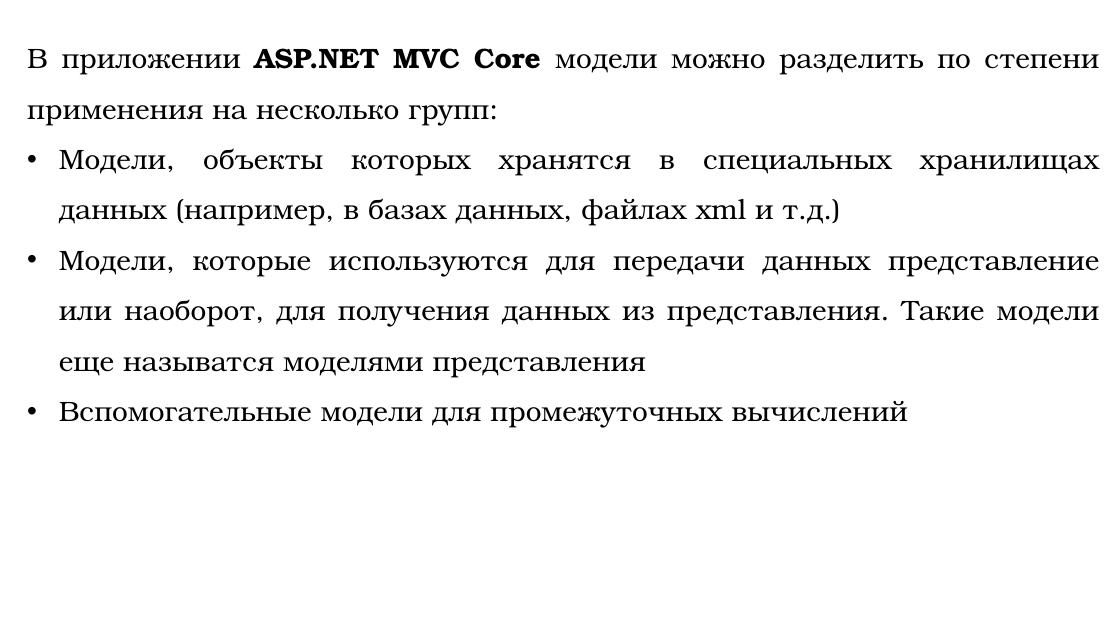
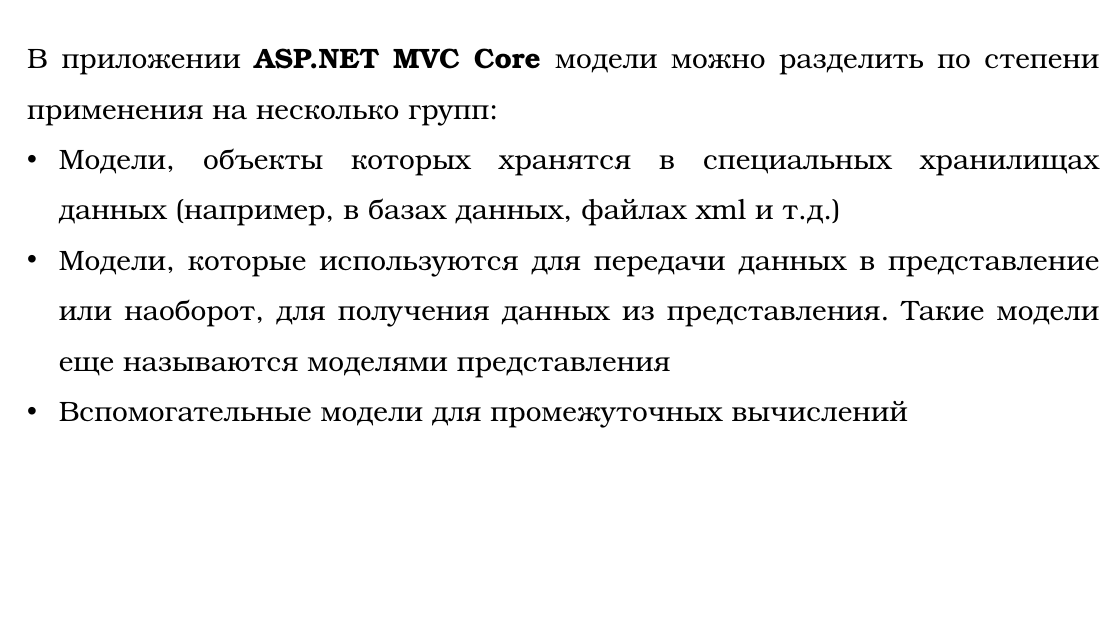
Before and after one commit to DaniilKlyukin/OOP-4, a slide deck: slide 28 of Лекции/ООП 1 лек 4.pptx (slide 29 before the commit). Drawn at 1120x630 pixels with LibreOffice and Linux fonts; fonts in the diff are those of the drawing. Boxes give left, top, right and bottom in pixels: in the first picture for what was removed or moved away, otherwise in the second. Text is boxed around its words. In the diff, an @@ line names an element or a change of style, - is before the commit and + after.

```diff
--- a/Лекции/ООП 1 лек 4.pptx
+++ b/Лекции/ООП 1 лек 4.pptx
@@ text at [59, 251, 1100, 378]: text changed @@
-• Модели, которые используются для передачи данных представление или наоборот, для получения данных из представления. Такие модели еще называтся моделями представления
+• Модели, которые используются для передачи данных в представление или наоборот, для получения данных из представления. Такие модели еще называются моделями представления
```
Also in this commit, not shown: 6 other slides changed, 1 slide removed.
